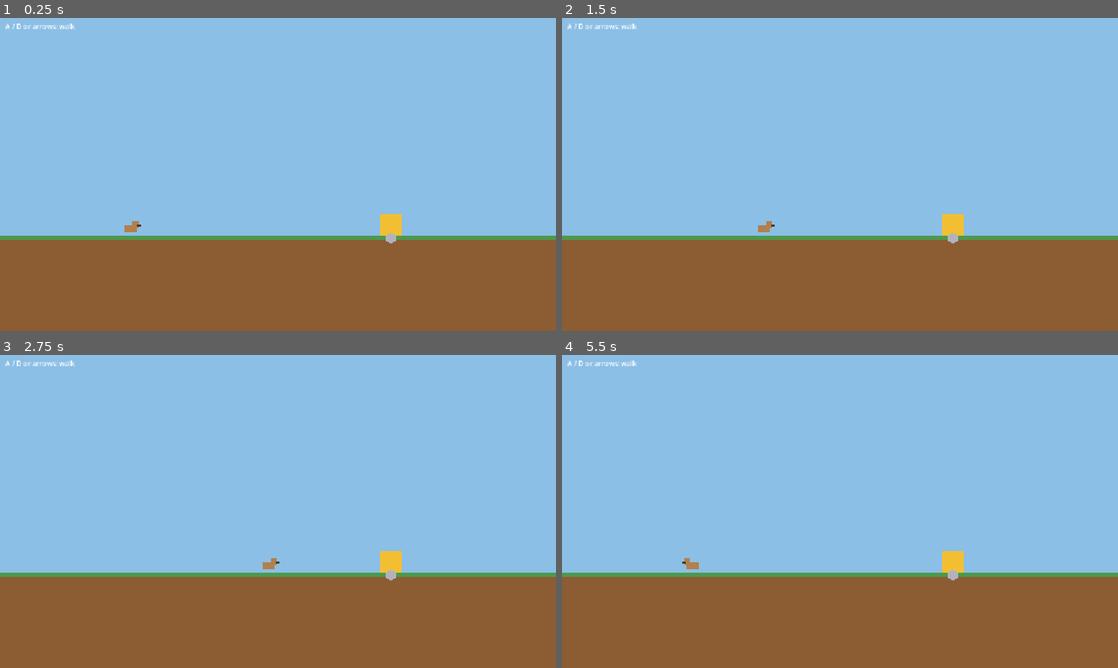
Above: before the commit, frames 1-4 (two rows, left to right).
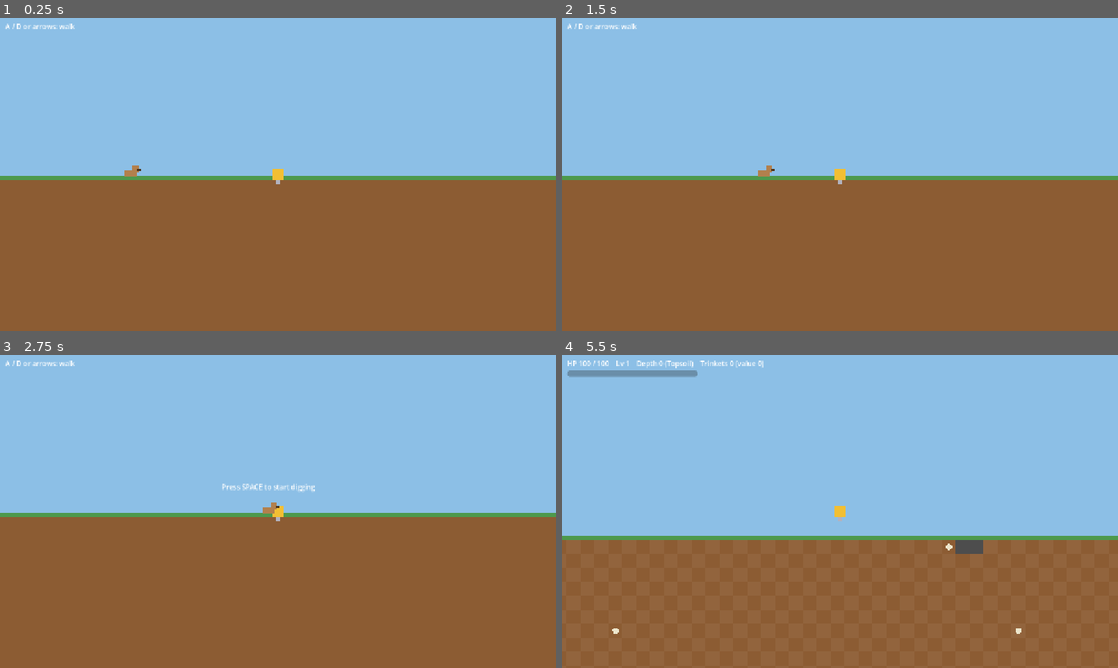
Above: after the commit, the same moments.

Repository: tygedavis/game-jam-2
Game: Godot game, scene res://scenes/surface.tscn
The game is run twice, just before and just after one commit, with the same random seed, the same clock (stepped at 60 frames per second) and the same inputs.
Inputs:
- Up to frame 1 (0.25 s): no input
- Up to frame 2 (1.5 s): tap Enter at 0.5 s; hold Right (ui_right) 0.53-1.28 s; tap 1 at 0.6 s; tap Space at 0.77 s; hold Down (ui_down) from 1.28 s (still down); tap 2 at 1.35 s
- Up to frame 3 (2.75 s): tap Space at 1.52, 2 s; release Down (ui_down) at 2.03 s; hold Right (ui_right) from 2.03 s (still down); tap 3 at 2.1 s
- Up to frame 4 (5.5 s): tap Space at 2.75, 3.02, 3.77, 4.52 s; release Right (ui_right) at 2.78 s; hold Up (ui_up) 2.78-3.53 s; tap Enter at 2.85 s; hold Left (ui_left) 3.53-5.03 s; tap Keypad Enter at 3.6 s; tap 1 at 4.35 s; hold Down (ui_down) from 5.03 s (still down); tap 2 at 5.1 s

The runs differ from the first frame. In frame 1, 21% of the frame differs, in the area x 0-100%, y 47-72%; in frame 2, 21%; in frame 3, 21%, in the area x 0-100%, y 41-72%; in frame 4, 14%.

Commit message:
Fix collisions, endless sides, and connect hub to run
- Enemies and drill are solid against each other (no overlap)
- Remove side walls: terrain is endless horizontally, surface is the only edge
- Run draws sky and grass like the hub; hub uses the topsoil colour
- Align hub and run (drill centred, same ground line); run starts at parked drill
- Draw first frame correctly to avoid a flash on scene change

Co-Authored-By: Claude Sonnet 5.5 <noreply@anthropic.com>

Diff:
--- a/scripts/drill.gd
+++ b/scripts/drill.gd
@@ -96,8 +96,19 @@
 	if offset == Vector2.ZERO:
 		return
 	var target := position + offset
-	if not _blocked(target):
+	if not _blocked(target) and not _hits_enemy(target):
 		position = target
+
+
+## True if moving to `center` would newly overlap an enemy (enemies are solid).
+func _hits_enemy(center: Vector2) -> bool:
+	var next := Rect2(center - _half, _half * 2.0)
+	var now := rect()
+	for e in get_tree().get_nodes_in_group("enemies"):
+		var er: Rect2 = e.rect()
+		if next.intersects(er) and not now.intersects(er):
+			return true
+	return false
 
 
 func _blocked(center: Vector2) -> bool:
--- a/scripts/enemy.gd
+++ b/scripts/enemy.gd
@@ -42,7 +42,7 @@
 	var dir := (target.position - position).normalized()
 	_move_axis(Vector2(dir.x, 0.0) * def.speed * delta, delta)
 	_move_axis(Vector2(0.0, dir.y) * def.speed * delta, delta)
-	if rect().intersects(target.rect()):
+	if rect().grow(1.0).intersects(target.rect()): # touching counts
 		target.take_damage(def.contact_damage)
 	_flash = maxf(_flash - delta, 0.0)
 	queue_redraw()
@@ -52,6 +52,8 @@
 	if offset == Vector2.ZERO:
 		return
 	var next := Rect2(rect().position + offset, rect().size)
+	if next.intersects(target.rect()):
+		return # solid: stop against the player instead of overlapping
 	var a := terrain.world_to_cell(next.position)
 	var b := terrain.world_to_cell(next.end - Vector2(0.01, 0.01))
 	var blocked := false
@@ -60,7 +62,7 @@
 			var cell := Vector2i(x, y)
 			if terrain.is_solid(cell):
 				blocked = true
-				terrain.damage(cell, def.dig_dps * delta) # world walls ignore this
+				terrain.damage(cell, def.dig_dps * delta)
 	if not blocked:
 		position += offset
 
--- a/scripts/main.gd
+++ b/scripts/main.gd
@@ -32,9 +32,11 @@
 
 func _ready() -> void:
 	drill.terrain = terrain
-	# Start on the surface, centered, just above the dirt.
-	drill.position = Vector2(Terrain.WIDTH * Terrain.TILE * 0.5, -Terrain.TILE)
+	# Start parked on the ground line, matching the hub drill.
+	drill.position = Vector2(0.0, -12.0)
 	camera.position = drill.position
+	# Draw the first frame correctly so the scene change doesn't flash.
+	terrain.set_view(Rect2(camera.position - get_viewport_rect().size * 0.5, get_viewport_rect().size))
 	drill.died.connect(_on_player_died)
 	drill.xp_changed.connect(_update_hud)
 	drill.leveled_up.connect(_on_leveled_up)
@@ -76,8 +78,7 @@
 		return
 	var angle := randf() * TAU
 	var pos := drill.position + Vector2.from_angle(angle) * spawn_distance
-	# Keep spawns underground and inside the world.
-	pos.x = clampf(pos.x, Terrain.TILE * 2.0, Terrain.WIDTH * Terrain.TILE - Terrain.TILE * 2.0)
+	# Keep spawns underground.
 	pos.y = maxf(pos.y, Terrain.TILE * 2.0)
 	var enemy: Enemy = ENEMY_SCENE.instantiate()
 	enemy.setup(enemy_defs.pick_random(), terrain, drill)
--- a/scripts/surface.gd
+++ b/scripts/surface.gd
@@ -3,8 +3,9 @@
 ## start a run. The owner and other hub contents come later (see docs/game-design.md).
 
 const RUN_SCENE := "res://scenes/main.tscn"
-const GROUND_Y := 500.0
-const DRILL_X := 900.0
+## Screen-centred so the hub lines up with the run, where the camera centres the drill (720px tall view, drill 24px).
+const GROUND_Y := 372.0
+const DRILL_X := 640.0
 const USE_RANGE := 90.0
 
 @export var walk_speed := 220.0
@@ -12,13 +13,14 @@
 var _dog_x := 300.0
 var _facing := 1
 var _prompt: Label
+var _ground_color: Color = load("res://data/terrain_profile.tres").color_for_layer(0)
 
 
 func _ready() -> void:
 	var layer := CanvasLayer.new()
 	_prompt = Label.new()
 	_prompt.text = "Press SPACE to start digging"
-	_prompt.position = Vector2(DRILL_X - 130.0, GROUND_Y - 110.0)
+	_prompt.position = Vector2(DRILL_X - 130.0, GROUND_Y - 80.0)
 	layer.add_child(_prompt)
 	var help := Label.new()
 	help.text = "A / D or arrows: walk"
@@ -49,12 +51,13 @@
 
 func _draw() -> void:
 	var size := get_viewport_rect().size
-	draw_rect(Rect2(0, 0, size.x, GROUND_Y), Color(0.55, 0.75, 0.9)) # sky
-	draw_rect(Rect2(0, GROUND_Y, size.x, size.y - GROUND_Y), Color(0.55, 0.36, 0.2)) # ground
-	draw_rect(Rect2(0, GROUND_Y, size.x, 10), Color(0.3, 0.6, 0.3)) # grass
+	draw_rect(Rect2(0, 0, size.x, GROUND_Y), Terrain.SKY_COLOR) # sky
+	draw_rect(Rect2(0, GROUND_Y, size.x, size.y - GROUND_Y), _ground_color) # ground
+	draw_rect(Rect2(0, GROUND_Y - Terrain.GRASS_HEIGHT, size.x, Terrain.GRASS_HEIGHT), Terrain.GRASS_COLOR) # grass (above the line, as in the run)
 	# Drill vehicle (same colours as in-run).
-	draw_rect(Rect2(DRILL_X - 24, GROUND_Y - 48, 48, 48), Color(0.95, 0.75, 0.2))
-	draw_circle(Vector2(DRILL_X, GROUND_Y + 6), 12, Color(0.7, 0.7, 0.75))
+	# Matches the in-run drill (24px body, nose pointing down) so the run starts right here.
+	draw_rect(Rect2(DRILL_X - 12, GROUND_Y - 24, 24, 24), Color(0.95, 0.75, 0.2))
+	draw_circle(Vector2(DRILL_X, GROUND_Y + 6), 6, Color(0.7, 0.7, 0.75))
 	# Dog on foot: body, head and snout showing facing.
 	draw_rect(Rect2(_dog_x - 14, GROUND_Y - 22, 28, 16), Color(0.7, 0.5, 0.3))
 	draw_rect(Rect2(_dog_x + _facing * 12 - 7, GROUND_Y - 32, 14, 14), Color(0.7, 0.5, 0.3))
--- a/scripts/terrain.gd
+++ b/scripts/terrain.gd
@@ -1,14 +1,16 @@
 class_name Terrain
 extends Node2D
-## Endless destructible ground. Rows < 0 are open sky; row 0 is the first dirt row and
-## depth is unbounded. Only tiles that have been damaged or dug are stored; any other
+## Endless destructible ground. Rows < 0 are open sky; row 0 is the first dirt row, and
+## depth and width are unbounded (the surface is the only edge). Only tiles that have been damaged or dug are stored; any other
 ## tile is untouched dirt whose HP comes from the depth formula (TerrainProfile) or a
 ## LayerDef override. Visuals are placeholder rects.
 
 signal trinket_collected(def: TrinketDef)
 
 const TILE := 32
-const WIDTH := 60
+const SKY_COLOR := Color(0.55, 0.75, 0.9)
+const GRASS_COLOR := Color(0.3, 0.6, 0.3)
+const GRASS_HEIGHT := 10.0
 
 @export var profile: TerrainProfile
 ## Optional hand-authored layers (name, colour, HP overrides), keyed by layer_index.
@@ -58,15 +60,13 @@
 
 
 func is_solid(cell: Vector2i) -> bool:
-	if cell.x < 0 or cell.x >= WIDTH:
-		return true # world walls
 	if cell.y < 0:
 		return false # sky
 	return _hp_at(cell) > 0.0
 
 
 func is_dirt(cell: Vector2i) -> bool:
-	return cell.x >= 0 and cell.x < WIDTH and cell.y >= 0 and _hp_at(cell) > 0.0
+	return cell.y >= 0 and _hp_at(cell) > 0.0
 
 
 ## Damages a dirt tile. Returns true if it broke. Only the player's attacks pass
@@ -88,7 +88,7 @@
 
 ## The trinket buried in this tile, or null. Deterministic per run from the cell.
 func trinket_at(cell: Vector2i) -> TrinketDef:
-	if cell.y < 0 or cell.x < 0 or cell.x >= WIDTH or trinket_defs.is_empty():
+	if cell.y < 0 or trinket_defs.is_empty():
 		return null
 	var h := _mix(cell.x * 73856093 ^ cell.y * 19349663 ^ _seed)
 	if (h % 100000) / 100000.0 >= trinket_chance:
@@ -126,12 +126,17 @@
 
 
 func _draw() -> void:
+	# Sky above the surface, matching the surface scene, with a grass strip on row 0.
+	if _view.position.y < 0.0:
+		var top := _view.position.y - TILE
+		draw_rect(Rect2(_view.position.x - TILE, top, _view.size.x + TILE * 2, -top), SKY_COLOR)
+	draw_rect(Rect2(_view.position.x - TILE, -GRASS_HEIGHT, _view.size.x + TILE * 2, GRASS_HEIGHT), GRASS_COLOR)
 	var from := world_to_cell(_view.position)
 	var to := world_to_cell(_view.end)
 	for y in range(maxi(from.y, 0), to.y + 1):
 		var full := max_hp(y)
 		var base := layer_color(y)
-		for x in range(maxi(from.x, 0), mini(to.x, WIDTH - 1) + 1):
+		for x in range(from.x, to.x + 1):
 			var hp := _hp_at(Vector2i(x, y))
 			if hp <= 0.0:
 				continue
